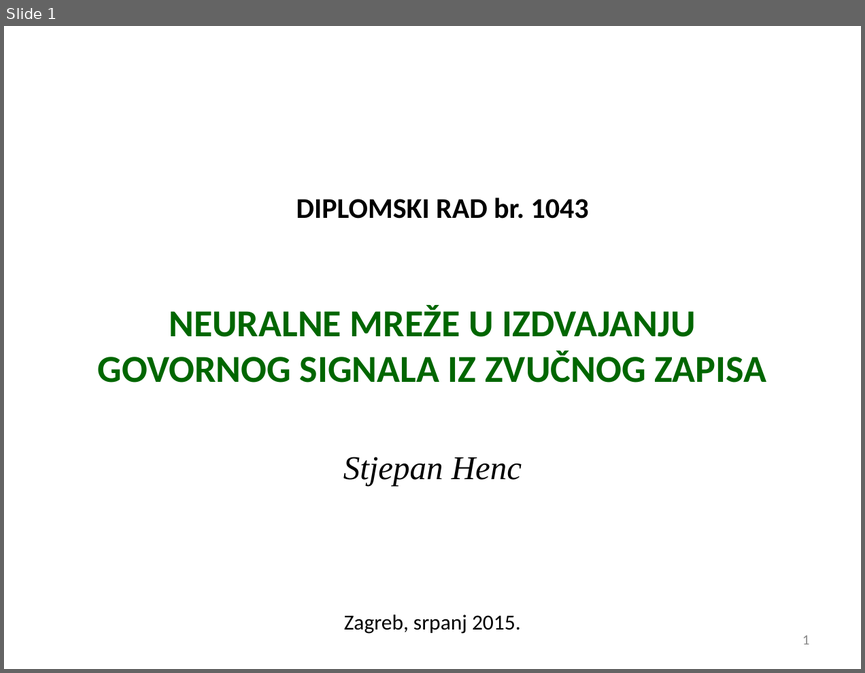
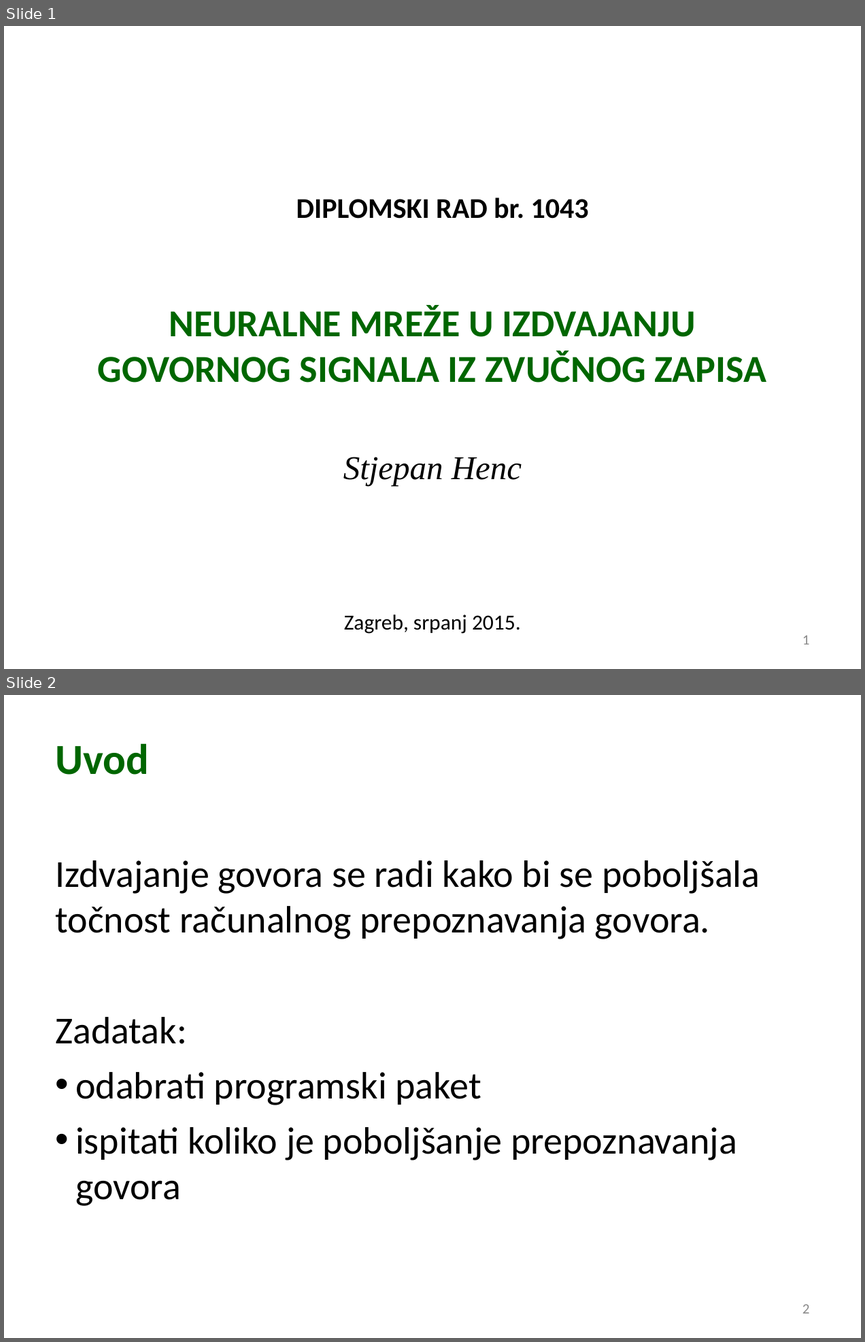
Before and after one commit to sthenc/diplomski_rad, a slide deck: obrana_stjepan_henc.ppt. Shown one above the other, each under a label of ours: slide 1 before the commit, slides 1 and 2 after it. The pictures are 865x673 and 865x1342 pixels, drawn with LibreOffice and Linux fonts; fonts in the diff are those of the drawing; background and template pictures are left out. Boxes give left, top, right and bottom in pixels: in the first picture for what was removed or moved away, otherwise in the second. Text is boxed around its words. In the diff, an @@ line names an element or a change of style, - is before the commit and + after.

```diff
--- a/obrana_stjepan_henc.ppt
+++ b/obrana_stjepan_henc.ppt
@@ slide 2 added at bbox=[4, 695, 861, 1338], background picture (left out) @@
@@ title added at bbox=[56, 743, 150, 775], 36 pt, text #006600, bold @@
+Uvod
@@ text added at bbox=[55, 860, 759, 1206], 32 pt, text #000000 @@
+Izdvajanje govora se radi kako bi se poboljšala točnost računalnog prepoznavanja govora.
+Zadatak:
+• odabrati programski paket
+• ispitati koliko je poboljšanje prepoznavanja govora
@@ page number added at bbox=[802, 1304, 810, 1313], 12 pt, text #898989 @@
+2
```
Also in this commit, not shown: 11 other slides added, 1 slide removed, 3 other files.
